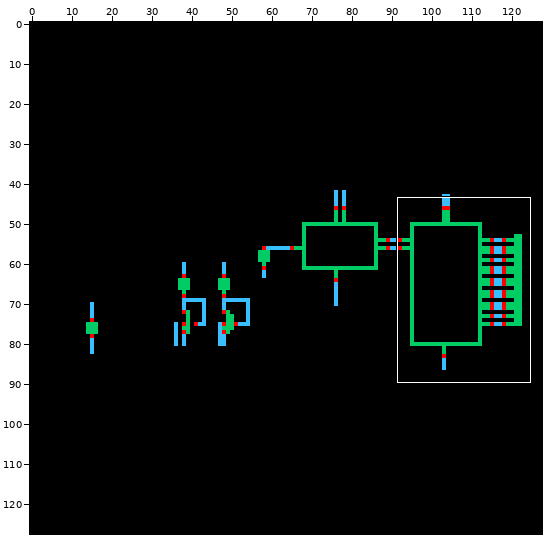
Sprite sheet, stored at tb_DIVIDER/schematic/thumbnail_128x128.png. The first picture is a wide view before the edit; the outline marks the close-up.
Close-up. Earlier state:
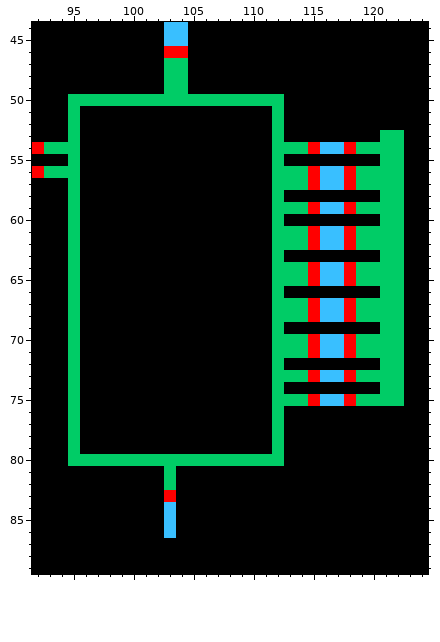
The file is 128x128 pixels. Shown: x 92..124, y 44..89.
Now the later version:
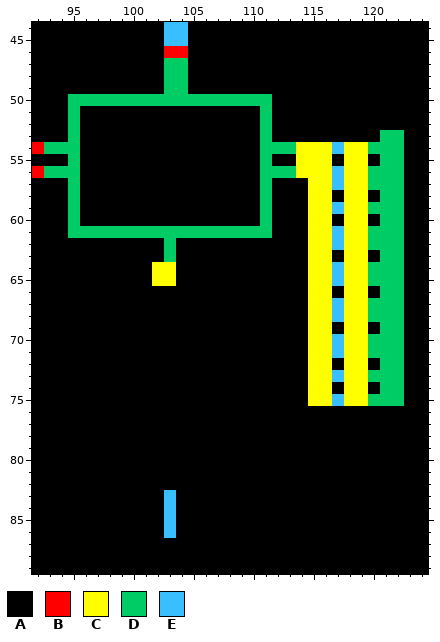
Palette (. is transparent): A #000000  B #ff0000  C #ffff00  D #00cc66  E #39bfff
What changed:
Changed rows in their new state; - is an unchanged pixel.
first column x 95:
50 -----------------A-------
51 ----------------DA-------
52 ----------------DA-------
53 ----------------DA-------
54 ----------------D--CCC-CC
55 ----------------DA-CCC-CC
56 ----------------D--CCC-CC
57 ----------------DAAACC-CC
58 ----------------DA--CC-CC
59 ----------------DAAACC-CC
60 ----------------DA--CC-CC
61 -DDDDDDDDDDDDDDDDAAACC-CC
62 A-------D--------AAACC-CC
63 A-------D--------A--CC-CC
64 A------CC--------AAACC-CC
65 A------CC--------AAACC-CC
66 A----------------A--CC-CC
67 A----------------AAACC-CC
68 A----------------AAACC-CC
69 A----------------A--CC-CC
70 A----------------AAACC-CC
71 A----------------AAACC-CC
72 A----------------A--CC-CC
73 A----------------AAACC-CC
74 A----------------A--CC-CC
75 A----------------AAACC-CC
76 A----------------A-------
77 A----------------A-------
78 A----------------A-------
79 A----------------A-------
80 AAAAAAAAAAAAAAAAAA-------
81 --------A----------------
82 --------A----------------
83 --------E----------------
Where, in picture pixels (left, top, right, bottom), the same in both close-ups:
changed: (68, 94, 368, 502)
